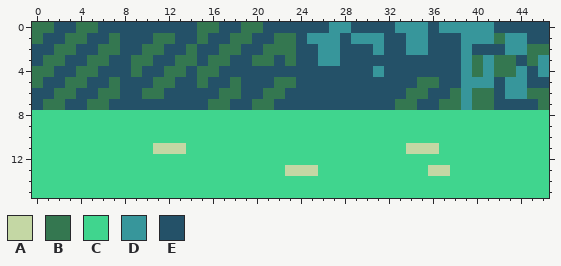
Two states of a pixel-art sprite, Assets/Map/Dungeon.png. This is how it looked before the edit.
The file is 47x16 pixels. Colours within 5 levels of each other are drawn and written as one.
Palette (. is transparent): A #c4d7a4  B #347750  C #40d58e  D #37969b  E #245168
Pixels before, first column x 0:
 0 BBEEBBEEEEEEEEEBBEEBBEEEEEEDDEEEEDDDEDDDDDEEEEE
 1 BEEBBEEBEEEBBEEBEEBBEEBBEDDDEDDDEEDDEEEDDDBDDEE
 2 EEBBEEBBEEBBEEBEEBBEEBBBEEDDEEEDEEDDEEEDEEEDDBB
 3 EBBEEBBEEBBEEBBEBBEEBBEBEEDDEEEEEEEEEEEDBDBBEBD
 4 BBEEBBEEEBEEBBEBBEEEEEEEEEEEEEEDEEEEEEEDBDBBDED
 5 BEEBBEEBEEEBBEEBEEBEEEBBEEEEEEEEEEEBBEEDDDEDDEE
 6 EEBBEEBBEEBBEEEEEBBEEBBEEEEEEEEEEEBBEEBDBBEDDBB
 7 EBBEEBBEEEEEEEEEBBEEBBEEEEEEEEEEEBBEEBBDBBEEEEB
 8 CCCCCCCCCCCCCCCCCCCCCCCCCCCCCCCCCCCCCCCCCCCCCCC
 9 CCCCCCCCCCCCCCCCCCCCCCCCCCCCCCCCCCCCCCCCCCCCCCC
10 CCCCCCCCCCCCCCCCCCCCCCCCCCCCCCCCCCCCCCCCCCCCCCC
11 CCCCCCCCCCCAAACCCCCCCCCCCCCCCCCCCCAAACCCCCCCCCC
12 CCCCCCCCCCCCCCCCCCCCCCCCCCCCCCCCCCCCCCCCCCCCCCC
13 CCCCCCCCCCCCCCCCCCCCCCCAAACCCCCCCCCCAACCCCCCCCC
14 CCCCCCCCCCCCCCCCCCCCCCCCCCCCCCCCCCCCCCCCCCCCCCC
15 CCCCCCCCCCCCCCCCCCCCCCCCCCCCCCCCCCCCCCCCCCCCCCC
The result:
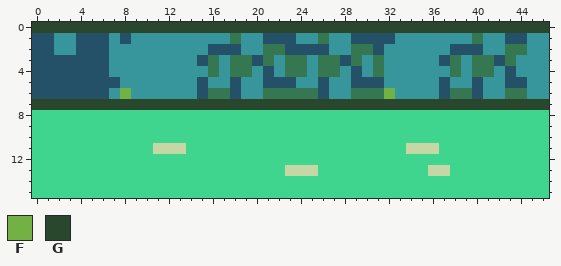
Colours new in this view: F #72b245  G #29472d
Difference:
Colour D gives way to colour B in row 1 at x 26 and 40; in row 2 at x 43 to 44; in row 3 at x 26 to 27 and 41; in row 4 at x 31 and 41; in row 6 at x 39 and 43 to 44.
Colour E gives way to colour B in row 2 at x 29 to 30; in row 3 at x 18 to 19, 24, 29, 31 and 38; in row 4 at x 18 to 19, 23 to 24, 26 to 27 and 38; in row 6 at x 16, 23 to 25 and 29 to 31.
Colour B gives way to colour D in row 1 at x 3, 7, 11 to 12, 15, 19 and 42; in row 2 at x 2 to 3, 7, 10 to 11, 14 and 45 to 46; in row 3 at x 9 to 10, 13 to 14, 17 and 45; in row 4 at x 9, 12 to 13, 15 and 42; in row 5 at x 11 to 12 and 35 to 36; in row 6 at x 7, 10 to 11, 34 to 35, 41 and 45 to 46.
Colour E gives way to colour D in row 1 at x 2, 9 to 10, 13 to 14, 16 to 17, 20, 24, 28, 33, 36 to 38 and 45 to 46; in row 2 at x 8 to 9, 12 to 13, 15, 19 to 20, 28, 32 to 33, 36 to 37 and 41 to 42; in row 3 at x 7 to 8, 11 to 12, 22, 25, 30, 32 to 36 and 44; in row 4 at x 7 to 8, 10 to 11, 14, 17, 20, 22, 25, 28, 30, 32 to 37 and 45; in row 5 at x 8 to 10, 13 to 14, 16 to 17, 19 to 20, 24 to 25, 27 to 28, 32 to 34, 38, 42 and 45 to 46; in row 6 at x 9, 12 to 14, 19 to 20, 27 to 28, 33, 36 and 42.
Colour B gives way to colour E in row 1 at x 0, 4 and 22 to 23; in row 2 at x 6, 17 to 18 and 23; in row 3 at x 1 to 2, 5 to 6, 20 and 42; in row 4 at x 0 to 1, 4 to 5 and 43; in row 5 at x 0, 3 to 4, 7, 15, 18 and 22 to 23; in row 6 at x 2 to 3, 6, 18 and 40.
Colour D gives way to colour E in row 1 at x 29 to 31 and 43 to 44; in row 2 at x 26, 31 and 39; in row 5 at x 40 and 43 to 44.
Colour E gives way to colour F in row 6 at x 8 and 32.
Colour B gives way to colour G in row 0 at x 0 to 1, 4 to 5, 15 to 16 and 19 to 20; in row 7 at x 1 to 2, 5 to 6, 16 to 17, 20 to 21, 33 to 34, 37 to 38, 40 to 41 and 46.
Colour D gives way to colour G in row 0 at x 27 to 28, 33 to 35 and 37 to 41; in row 7 at x 39.
Colour E gives way to colour G in row 0 at x 2 to 3, 6 to 14, 17 to 18, 21 to 26, 29 to 32, 36 and 42 to 46; in row 7 at x 0, 3 to 4, 7 to 15, 18 to 19, 22 to 32, 35 to 36 and 42 to 45.
